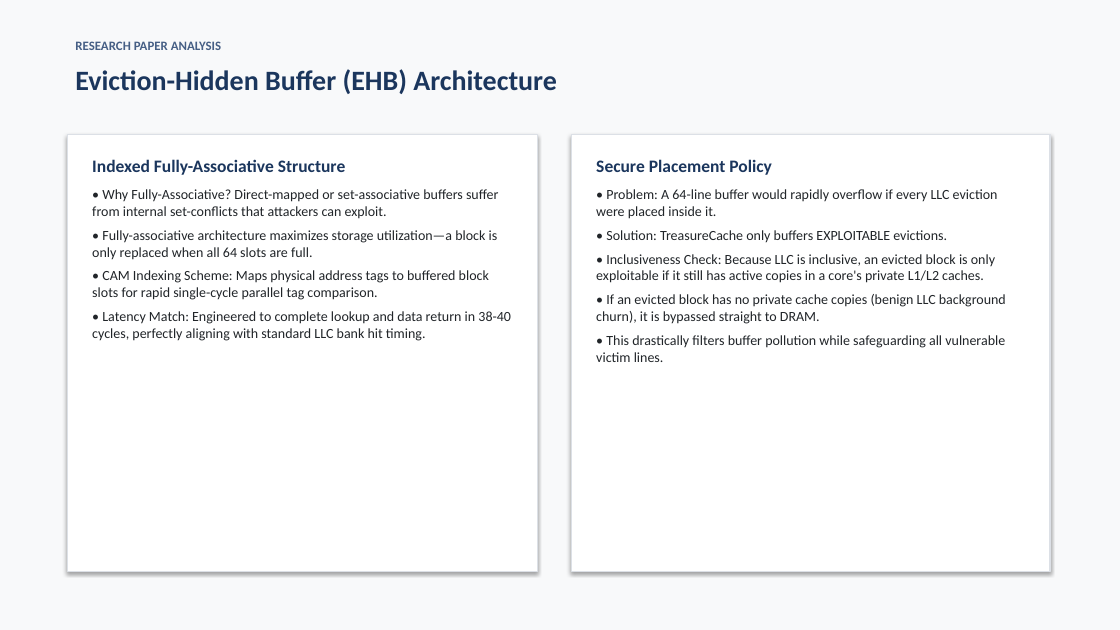
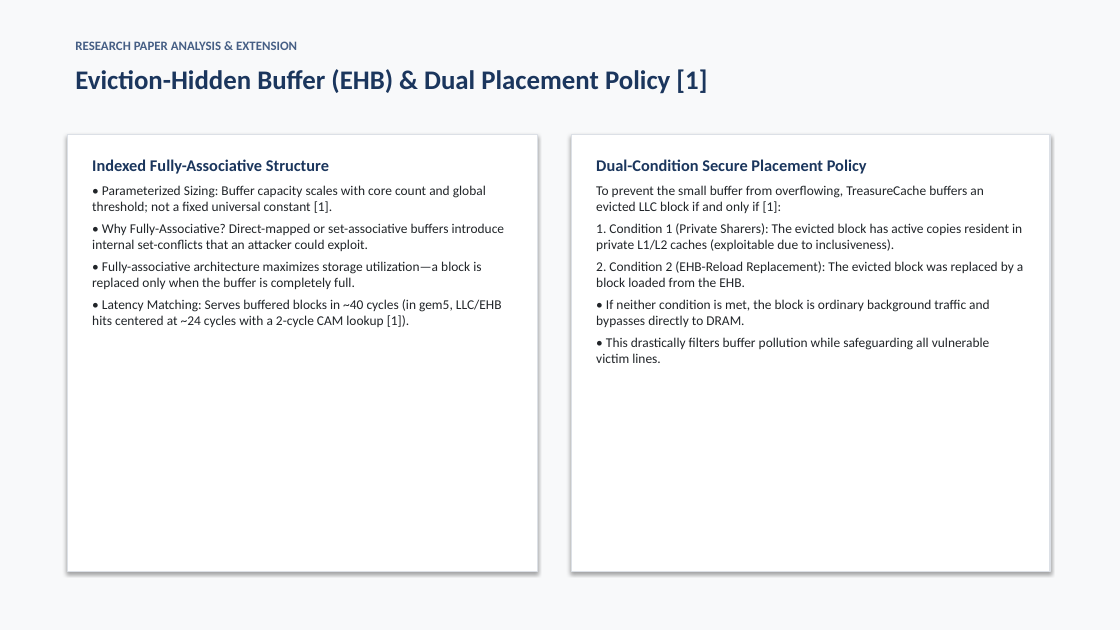
Before and after one commit to Sripadh16/IS-project, a slide deck: slide 6 of TreasureCache_Presentation.pptx. Drawn at 1120x630 pixels with LibreOffice and Linux fonts; fonts in the diff are those of the drawing. Boxes give left, top, right and bottom in pixels: in the first picture for what was removed or moved away, otherwise in the second. Text is boxed around its words. In the diff, an @@ line names an element or a change of style, - is before the commit and + after.

Commit message:
Refine Ada-EHB formal specification, multi-trial simulation stats, corrected buffer hit curves, and 15-slide deck

```diff
--- a/TreasureCache_Presentation.pptx
+++ b/TreasureCache_Presentation.pptx
@@ text at <box>75,41,297,50</box>: text changed @@
-RESEARCH PAPER ANALYSIS
+RESEARCH PAPER ANALYSIS & EXTENSION
@@ text at <box>75,69,707,94</box>: text changed; size 24 to 23 pt @@
-Eviction-Hidden Buffer (EHB) Architecture
+Eviction-Hidden Buffer (EHB) & Dual Placement Policy [1]
@@ text at <box>92,159,329,174</box>: size 15 to 14 pt in "Indexed Fully-Associative Structure"; less space between paragraphs @@
@@ text at <box>596,159,1023,327</box>: text changed; size 12 to 11.5 pt @@
-Secure Placement Policy
-• Problem: A 64-line buffer would rapidly overflow if every LLC eviction were placed inside it.
-• Solution: TreasureCache only buffers EXPLOITABLE evictions.
-• Inclusiveness Check: Because LLC is inclusive, an evicted block is only exploitable if it still has active copies in a core's private L1/L2 caches.
-• If an evicted block has no private cache copies (benign LLC background churn), it is bypassed straight to DRAM.
+Dual-Condition Secure Placement Policy
+To prevent the small buffer from overflowing, TreasureCache buffers an evicted LLC block if and only if [1]:
+1. Condition 1 (Private Sharers): The evicted block has active copies resident in private L1/L2 caches (exploitable due to inclusiveness).
+2. Condition 2 (EHB-Reload Replacement): The evicted block was replaced by a block loaded from the EHB.
+• If neither condition is met, the block is ordinary background traffic and bypasses directly to DRAM.
@@ text at <box>92,185,505,327</box>: text changed; size 12 to 11.5 pt @@
-• Why Fully-Associative? Direct-mapped or set-associative buffers suffer from internal set-conflicts that attackers can exploit.
-• Fully-associative architecture maximizes storage utilization—a block is only replaced when all 64 slots are full.
-• CAM Indexing Scheme: Maps physical address tags to buffered block slots for rapid single-cycle parallel tag comparison.
-• Latency Match: Engineered to complete lookup and data return in 38-40 cycles, perfectly aligning with standard LLC bank hit timing.
+• Parameterized Sizing: Buffer capacity scales with core count and global threshold; not a fixed universal constant [1].
+• Why Fully-Associative? Direct-mapped or set-associative buffers introduce internal set-conflicts that an attacker could exploit.
+• Fully-associative architecture maximizes storage utilization—a block is replaced only when the buffer is completely full.
+• Latency Matching: Serves buffered blocks in ~40 cycles (in gem5, LLC/EHB hits centered at ~24 cycles with a 2-cycle CAM lookup [1]).
@@ text at <box>596,337,990,363</box>: size 12 to 11.5 pt in "• This drastically filters buffer pollution while ..."; less space between paragraphs @@
```
Also in this commit, not shown: 12 other slides changed, 2 slides added, 1 slide removed, 16 other files.
